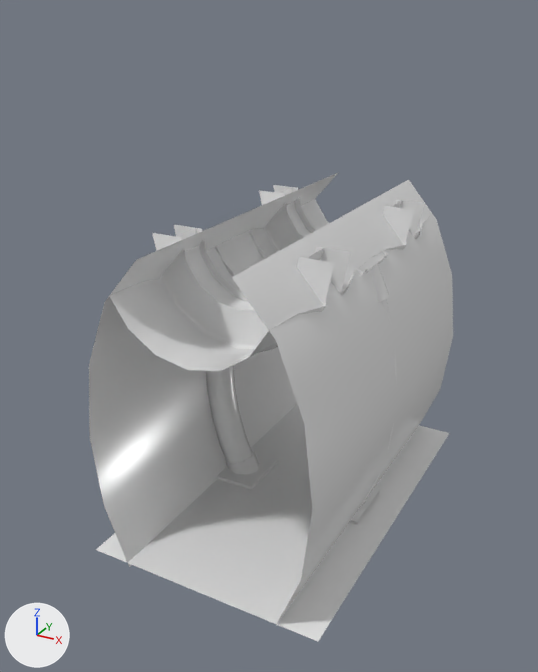
An edit to the FBX model Assets/Scenes/Level3/hallwayPieces/tile_plain.fbx, drawn before and after from the same camera.
Camera for both pictures: a 50 mm camera at (4.87, -9.77, 7.61) aimed at (-0.25, -0.45, 2.95). The axes (+X, +Y, +Z) are drawn at lower left. The lights are the same throughout. Where no turn or scale is listed for an object, it has been applied to the vertices. Vertices at the same position are counted once.

Objects in the first picture: 'tile_plain'.
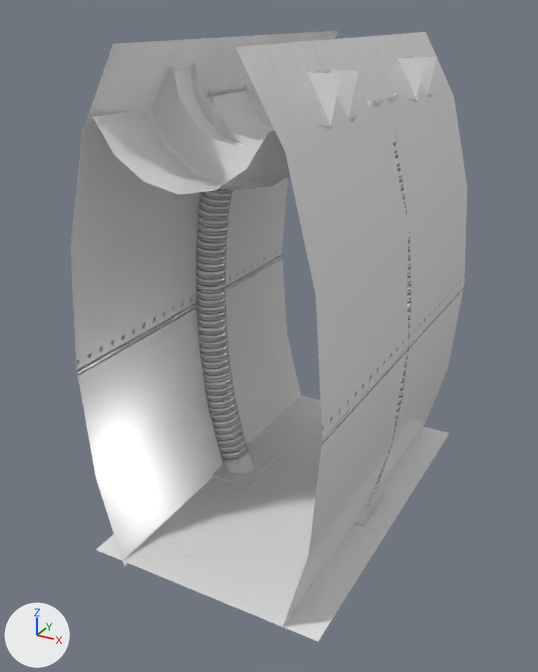
Where the change shows, as pixel boxes (x1, y1, x2, y2) in the pictures (538 x 672 px; the box of a moved part takes in the faces that stretch with it):
'tile_plain', surface changed, reshaped (grey to white, 9% wider, 30% taller): before (89, 172, 453, 641); after (71, 31, 467, 641)
part 1 of me_mesh, moved or reshaped: before (232, 180, 453, 625); after (235, 32, 467, 630)
part 2 of me_mesh, moved or reshaped: before (175, 228, 324, 310); after (174, 69, 329, 146)
part 3 of me_mesh, moved or reshaped: before (174, 190, 414, 302); after (190, 58, 426, 178)
part 4 of me_mesh, moved or reshaped: before (110, 233, 334, 371); after (93, 66, 341, 195)
part 5 of me_mesh, moved or reshaped (not visible afterwards): before (279, 187, 402, 237)
part 6 of me_mesh, moved or reshaped: before (273, 185, 425, 239); after (410, 56, 437, 98)
part 7 of me_mesh, moved or reshaped: before (217, 451, 278, 490); after (212, 450, 274, 488)
part 8 of me_mesh, rebuilt: before (364, 299, 397, 501); after (368, 142, 411, 503)
part 9 of me_mesh, rebuilt: before (206, 365, 252, 464); after (196, 189, 248, 462)
part 10 of me_mesh, rebuilt (7% wider, 36% taller): before (89, 172, 339, 567); after (71, 31, 339, 567)
part 11 of me_mesh, added: after (366, 93, 399, 108)
part 12 of me_mesh, added: after (207, 85, 269, 129)
part 13 of me_mesh, added: after (380, 97, 398, 144)
part 14 of me_mesh, deleted: before (356, 250, 388, 276)
part 15 of me_mesh, deleted: before (215, 230, 267, 277)
part 16 of me_mesh, deleted: before (370, 263, 389, 302)
part 17 of me_mesh, moved or reshaped: before (96, 404, 449, 641); after (96, 395, 449, 641)

Edits to the bpy script that builds the scene:
```text
Change mat_hallway_bones:
    add n2 = _N.new('ShaderNodeTexImage'); n2.name = 'Image Texture'
    add n2.image = img_hallway_bones_normal_png
    add n3 = _N.new('ShaderNodeNormalMap'); n3.name = 'Normal Map'
    where n0 = _N.new('ShaderNodeBsdfPrincipled'); n0.name = 'Principled BSDF'
    add _L.new(n2.outputs[0], n3.inputs[1])  # 'Color' to 'Color'
    add _L.new(n3.outputs[0], n0.inputs[5])  # 'Normal' to 'Normal'
Change me_mesh:
    verts and faces of me_mesh; kept vertices keep their numbers, new ones are numbered from 563
    remove me_mesh.from_pydata(...)  # 563 vertices, 402 faces; spans x -1.88..1.88, y -3.0..3.0, z -0.07..4.84
    add me_mesh.from_pydata(...)  # 579 vertices, 418 faces; spans x -1.88..1.88, y -3.0..3.0, z -0.1..7.26
    me_mesh part 1: the loose piece of 19 vertices spanning x 0.67..1.75, y -3.0..3.0, z -0.07..4.84 is scaled about its middle by (1, 1, 1.5), then moved by (0.1, 0.0, 1.19)
    me_mesh part 2: the loose piece of 18 vertices spanning x -1.0..1.0, y -1.75..-1.25, z 3.77..4.77 is moved by (0.0, 0.0, 2.18)
    me_mesh part 3: the loose piece of 71 vertices spanning x -1.38..1.38, y -1.25..1.25, z 3.34..4.77 is moved by (0.0, 0.0, 2.18)
    me_mesh part 4: the loose piece of 39 vertices spanning x -1.38..1.38, y -3.0..-1.75, z 3.34..4.77 is moved by (0.0, 0.0, 2.18)
    me_mesh part 5: the loose piece of 18 vertices spanning x -1.0..1.0, y 1.25..1.75, z 3.77..4.77 is moved by (0.0, 0.0, 2.18)
    me_mesh part 6: the loose piece of 39 vertices spanning x -1.38..1.38, y 1.75..3.0, z 3.34..4.77 is moved by (0.0, 0.0, 2.18)
    me_mesh part 7: the loose piece of 39 vertices spanning x -1.39..-0.57, y -0.5..0.5, z 0.0..0.32 is moved by (-0.09, 0.0, 0.0)
    me_mesh part 8: the loose piece of 64 vertices spanning x 0.85..1.73, y -0.25..0.25, z 0.09..3.8 is rebuilt with 72 vertices and now spans x 0.93..1.85, y -0.25..0.25, z 0.11..6.09
    me_mesh part 9: the loose piece of 64 vertices spanning x -1.73..-0.85, y -0.25..0.25, z 0.09..3.8 is rebuilt with 72 vertices and now spans x -1.85..-0.93, y -0.25..0.25, z 0.11..6.09
    me_mesh part 10: the loose piece of 19 vertices spanning x -1.75..-0.67, y -3.0..3.0, z -0.07..4.84 is rebuilt with 19 vertices and now spans x -1.85..-0.77, y -3.0..3.0, z -0.1..7.26
    me_mesh part 11: a new loose piece of 39 vertices spanning x 0.24..1.28, y -0.51..0.51, z 5.6..6.55, in mat_hallway_bones
    me_mesh part 12: a new loose piece of 39 vertices spanning x -1.28..-0.24, y -0.51..0.51, z 5.6..6.55, in mat_hallway_bones
    me_mesh part 13: a new loose piece of 24 vertices spanning x 0.9..1.47, y -0.29..0.29, z 5.68..6.54, in mat_hallway_bones
    me_mesh part 14: the loose piece of 39 vertices spanning x 0.23..1.28, y -0.51..0.51, z 3.42..4.29 is deleted
    me_mesh part 15: the loose piece of 39 vertices spanning x -1.28..-0.23, y -0.51..0.51, z 3.42..4.29 is deleted
    me_mesh part 16: the loose piece of 24 vertices spanning x 0.87..1.5, y -0.29..0.29, z 3.56..4.25 is deleted
    me_mesh part 17
    add delete_faces([(0, 2, 3, 1), (437, 439, 440, 438)])
    add faces += [(2, 439, 440, 3), (0, 437, 438, 1)]  # mat_hallway_wallsfloor
```
